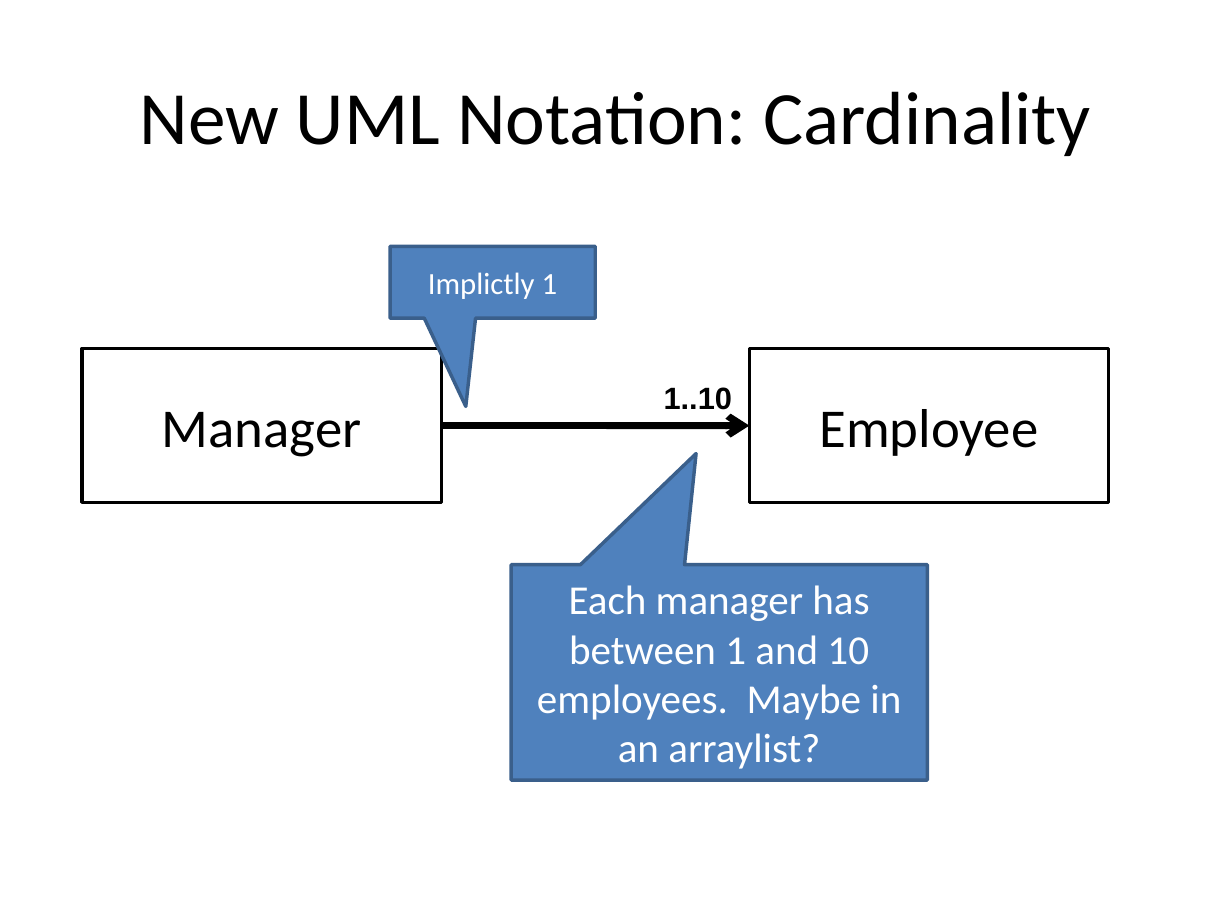
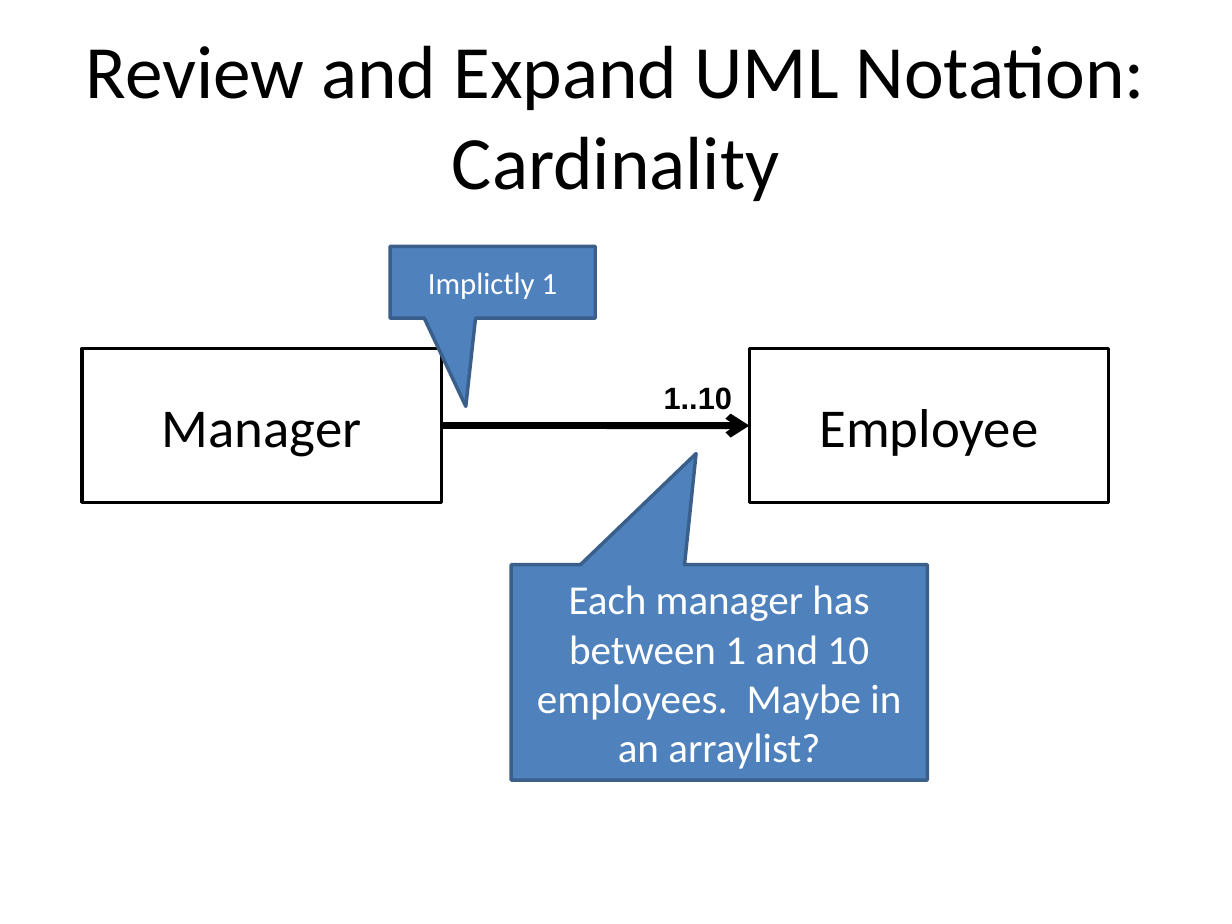
Before and after one commit to RHIT-CSSE/csse220, a slide deck: slide 4 of ClassMaterials/OOAndExceptions/Slides/OODFilesExceptions.pptx (slide 3 before the commit). Drawn at 1232x924 pixels with LibreOffice and Linux fonts; fonts in the diff are those of the drawing. Boxes give left, top, right and bottom in pixels: in the first picture for what was removed or moved away, otherwise in the second. Text is boxed around its words. In the diff, an @@ line names an element or a change of style, - is before the commit and + after.

```diff
--- a/ClassMaterials/OOAndExceptions/Slides/OODFilesExceptions.pptx
+++ b/ClassMaterials/OOAndExceptions/Slides/OODFilesExceptions.pptx
@@ text at bbox=[86, 45, 1145, 201]: text changed @@
-New UML Notation: Cardinality
+Review and Expand UML Notation: Cardinality
```
Also in this commit, not shown: 6 other slides changed, 3 slides added, 1 slide removed, 17 other files.
